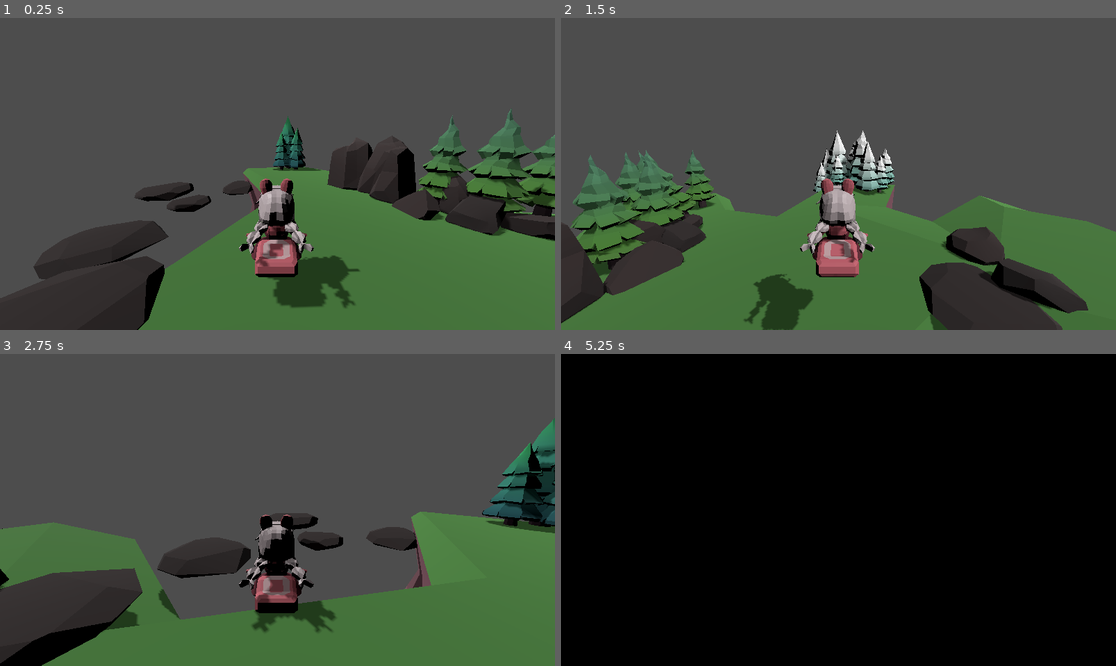
Above: before the commit, frames 1-4 (two rows, left to right).
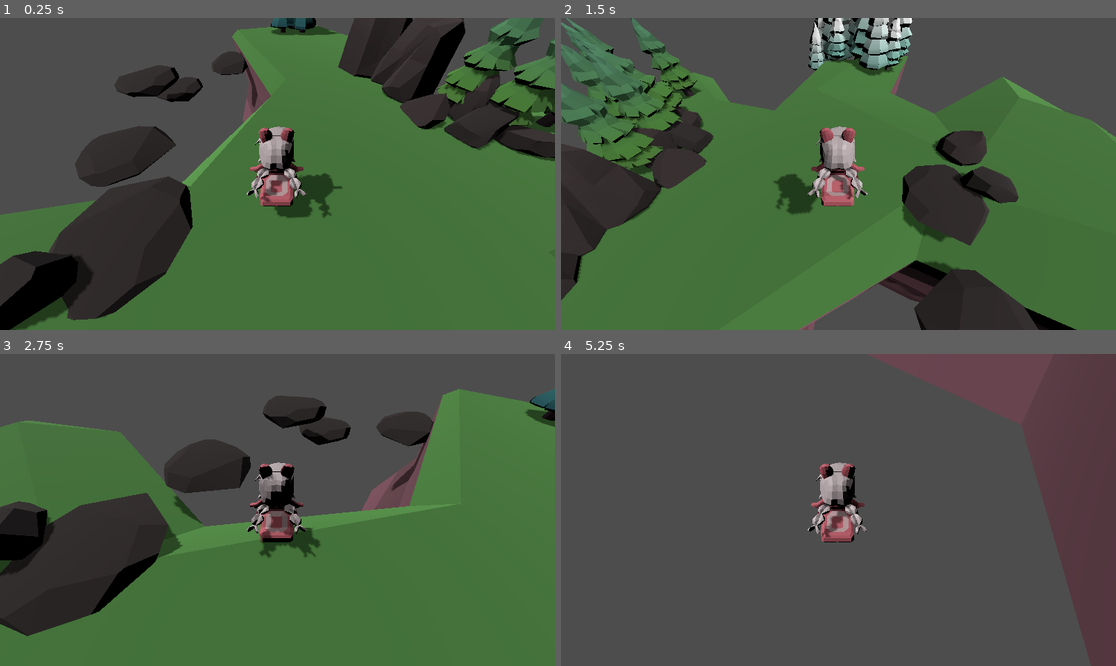
Above: after the commit, the same moments.

Repository: cjamierun/milestone
Game: Godot game, scene res://assets/zones/test_scene_alpha.tscn
Two runs of this game, one before a commit and one after it. Both use one fixed random seed, a clock stepped at 60 frames per second and the inputs below.
Inputs:
- Up to frame 1 (0.25 s): no input
- Up to frame 2 (1.5 s): tap Enter (ui_accept) at 0.5, 0.77 s; hold Right (move_right) 0.53-1.28 s; hold Down (move_backward) from 1.28 s (still down)
- Up to frame 3 (2.75 s): tap Enter (ui_accept) at 1.52 s; release Down (move_backward) at 2.03 s; hold Right (move_right) from 2.03 s (still down)
- Up to frame 4 (5.25 s): release Right (move_right) at 2.78 s; hold Up (move_forward) 2.78-3.53 s; tap Enter (ui_accept) at 3.02, 3.77, 4.52 s; hold Left (move_left) 3.53-5.03 s; hold Down (move_backward) from 5.03 s (still down)

The runs differ from the first frame. In frame 1, 50% of the frame differs, in the area x 0-100%, y 0-100%; in frame 2, 56%; in frame 3, 46%; in frame 4, 100%.

Commit message:
TWEAK player scene camera angle

Diff:
--- a/assets/prefabs/player_scene.tscn
+++ b/assets/prefabs/player_scene.tscn
@@ -18,7 +18,7 @@
 transform = Transform3D(1, 0, 0, 0, 1, 0, 0, 0, 1, 0.032946, -1.62139, -0.122824)
 
 [node name="Camera3D" type="Camera3D" parent="."]
-transform = Transform3D(-1, -1.54813e-08, 8.60411e-08, 0, 0.984196, 0.177085, -8.74228e-08, 0.177085, -0.984196, 0, 4.682, -5.744)
+transform = Transform3D(-1, -1.54813e-08, 8.60411e-08, 5.88975e-08, 0.608013, 0.793927, -6.46051e-08, 0.793927, -0.608013, 0, 6.87061, -4.46447)
 fov = 85.0
 
 [node name="Player Test Character" type="Node3D" parent="."]
